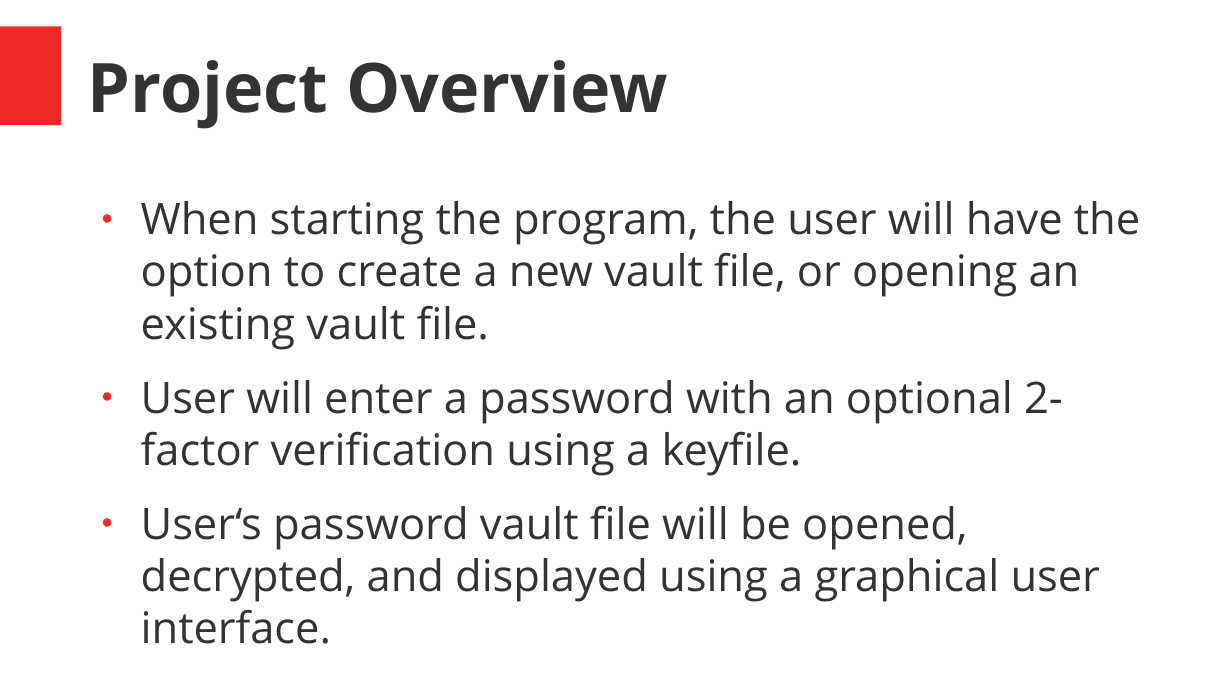
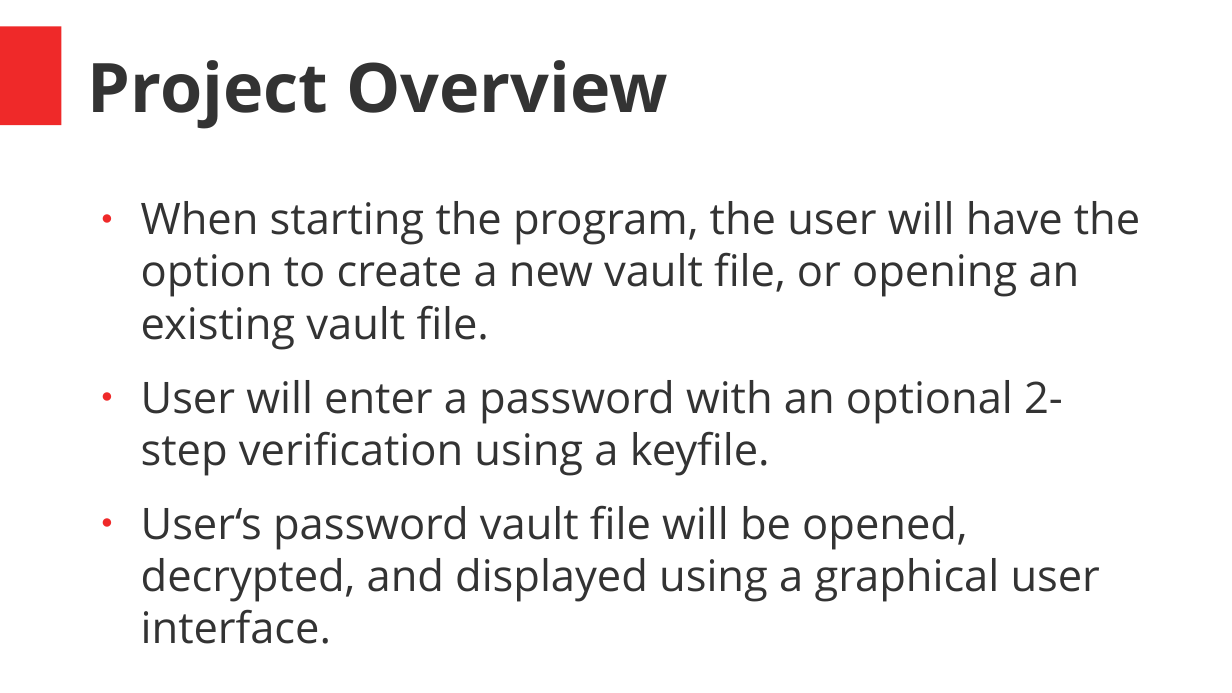
Before and after one commit to C5T2B7U/Project1, a slide deck: slide 4 of Cybersecurity_presentation.pptx. Drawn at 1232x693 pixels with LibreOffice and Linux fonts; fonts in the diff are those of the drawing. Boxes give left, top, right and bottom in pixels: in the first picture for what was removed or moved away, otherwise in the second. Text is boxed around its words. In the diff, an @@ line names an element or a change of style, - is before the commit and + after.

```diff
--- a/Cybersecurity_presentation.pptx
+++ b/Cybersecurity_presentation.pptx
@@ text at box(141, 380, 1063, 476): text changed @@
-● User will enter a password with an optional 2-factor verification using a keyfile.
+● User will enter a password with an optional 2-step verification using a keyfile.
```
Also in this commit, not shown: 4 other slides changed.
